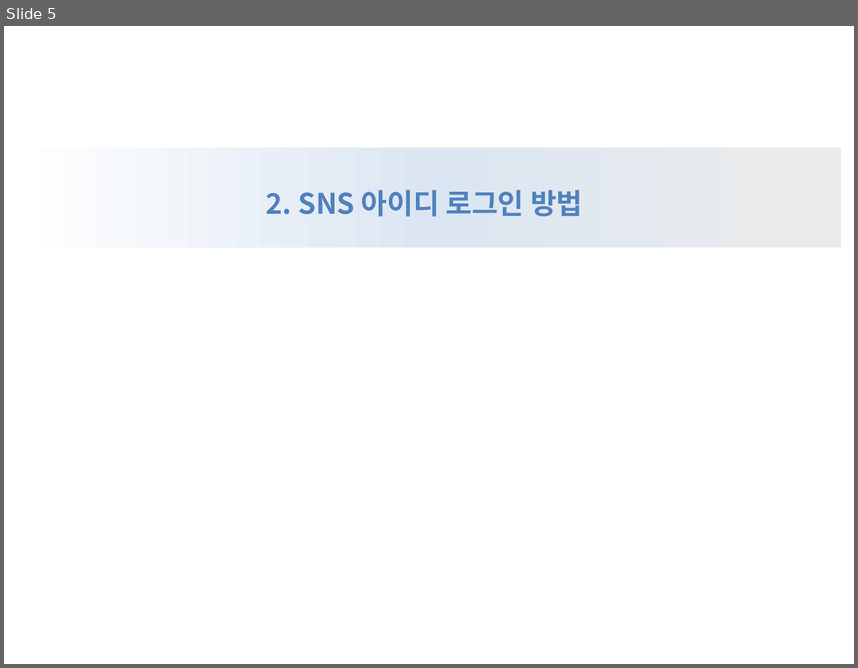
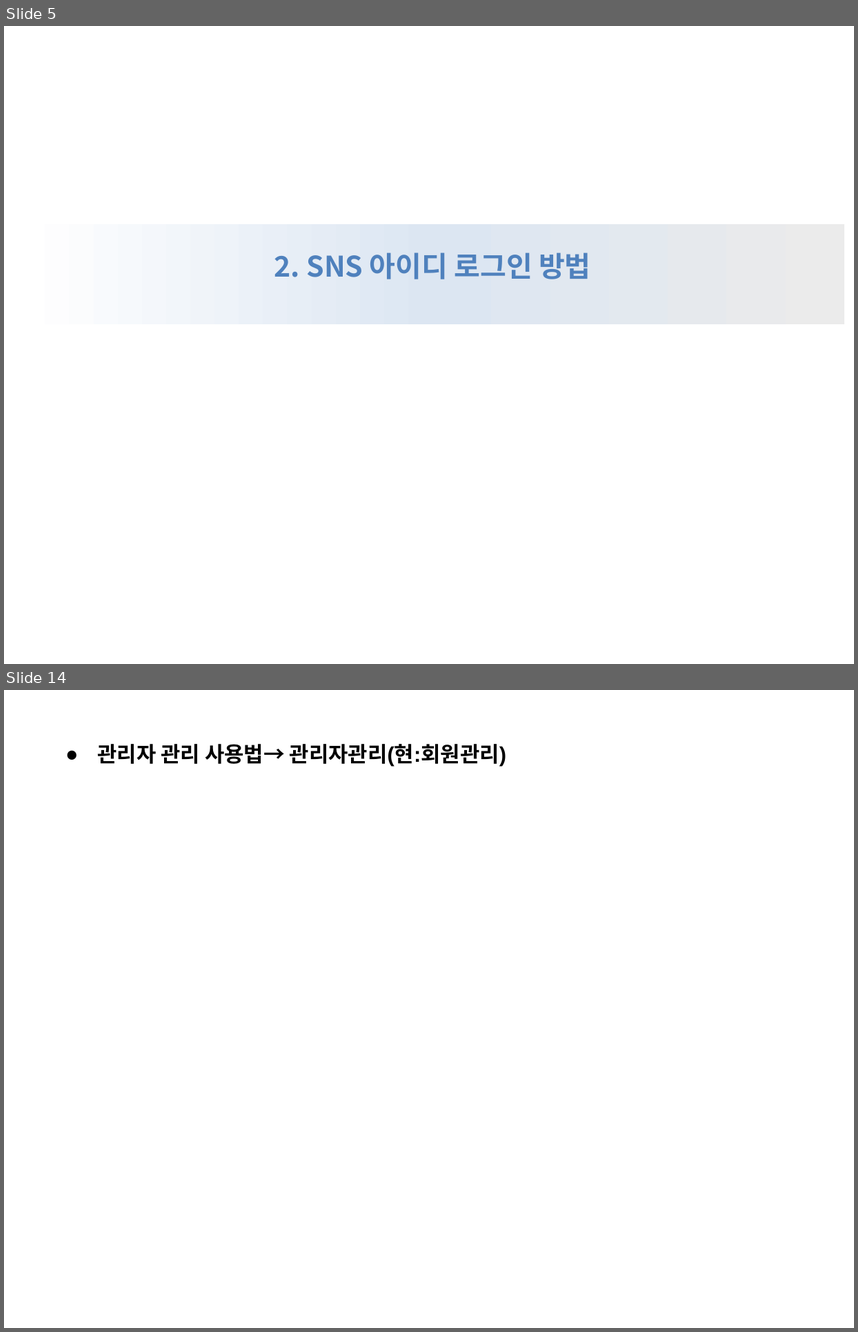
Before and after one commit to miniplugin/human, a slide deck: git_img/projectv1.1_manual.pptx. Shown one above the other, each under a label of ours: slide 5 before the commit, slides 5 and 14 after it; the slides between them are not shown. The pictures are 858x668 and 858x1332 pixels, drawn with LibreOffice and Linux fonts; fonts in the diff are those of the drawing. Boxes give left, top, right and bottom in pixels: in the first picture for what was removed or moved away, otherwise in the second. Text is boxed around its words. In the diff, an @@ line names an element or a change of style, - is before the commit and + after.

```diff
--- a/git_img/projectv1.1_manual.pptx
+++ b/git_img/projectv1.1_manual.pptx
@@ slide 14 added at [4,690,854,1328], background #FFFFFF @@
@@ text added at [97,744,506,767], 18 pt, text #000000, bold @@
+● 관리자 관리 사용법→ 관리자관리(현:회원관리)
@@ slide 5 changed as well @@
@@ rectangle: place and size @@
-rectangle at [16,147,840,248]
+rectangle at [21,224,844,324]
@@ text "2. SNS 아이디 로그인 방법": place and size @@
-text "2. SNS 아이디 로그인 방법" at [266,190,583,216]
+text "2. SNS 아이디 로그인 방법" at [274,252,591,279]
@@ text "2. SNS 아이디 로그인 방법" at [274,252,591,279]: indent changed @@
```
Also in this commit, not shown: 3 other slides changed, 23 other slides added, 3 slides removed, 1 other file.
